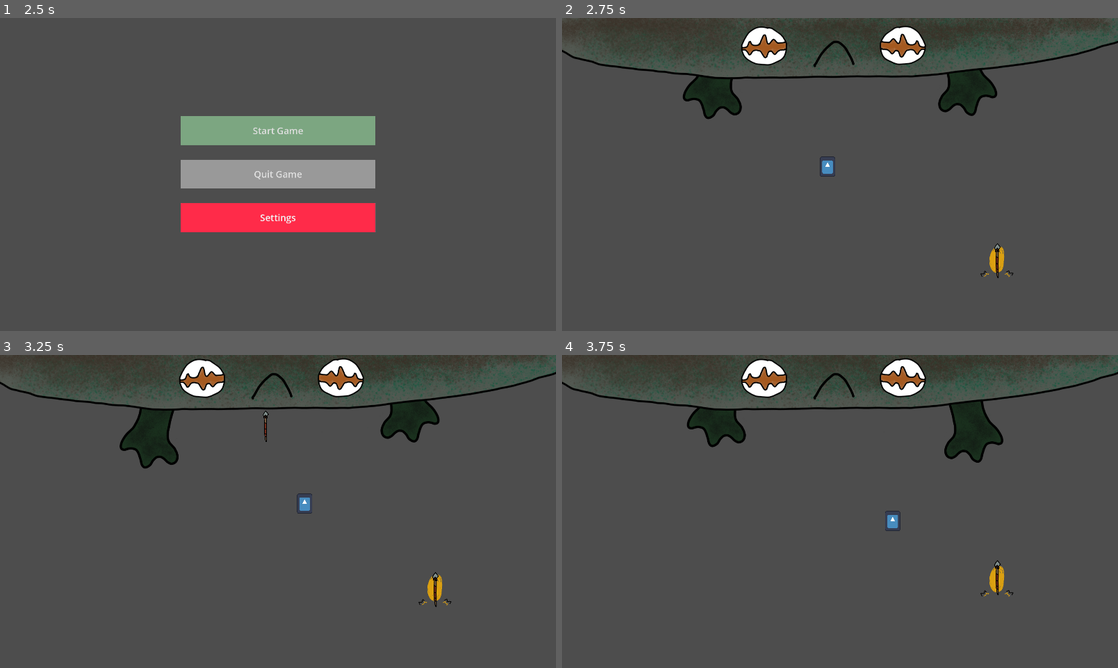
Above: before the commit, frames 1-4 (two rows, left to right).
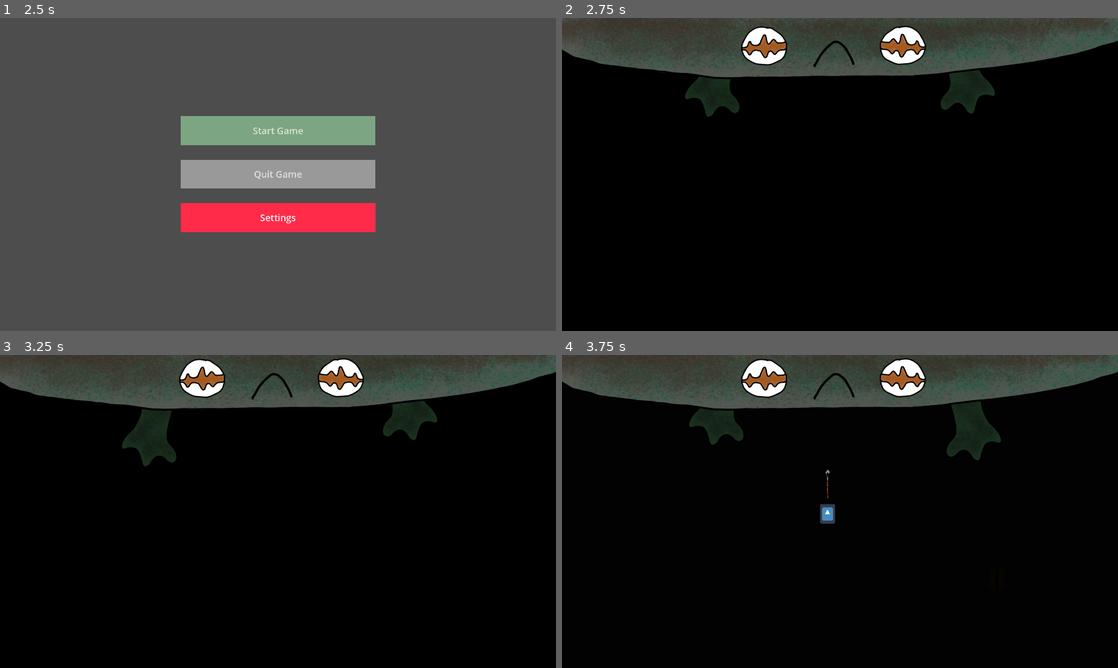
Above: after the commit, the same moments.

Repository: Lake-Eerie/mini_jam_152
Game: Godot game, scene res://scenes/main_menu.tscn
Two runs of this game, one before a commit and one after it. Both use one fixed random seed, a clock stepped at 60 frames per second and the inputs below. The engine's default icon, where the game draws it, is replaced by a stand-in: a white triangle on a blue panel in a dark square.
Inputs:
- Up to frame 1 (2.5 s): click "Start Game" at 0.5 s; click "Start Game" at 1.25 s; click "Settings" at 2 s
- Up to frame 2 (2.75 s): no input
- Up to frame 3 (3.25 s): hold Right (MoveRight) from 2.78 s (still down); hold Z (Throw) from 2.78 s (still down)
- Up to frame 4 (3.75 s): release Right (MoveRight) at 3.53 s; release Z (Throw) at 3.53 s; hold Down (MoveDown) from 3.53 s (still down); tap Z (Throw) at 3.6 s

Frame 1 is identical in both runs. In frame 2, 81% of the frame differs, in the area x 0-100%, y 8-100%; in frame 3, 83%, in the area x 0-100%, y 6-100%; in frame 4, 83%.

Commit message:
added more audio, cutscene

Diff:
--- /dev/null
+++ b/scenes/audio_controller.gd
@@ -0,0 +1,10 @@
+extends Node2D
+
+
+func _ready():
+	$FrogEntrance.connect("finished", Callable(self, "_on_CutsceneAudio_finished"))
+
+func _on_CutsceneAudio_finished():
+	get_parent().get_node("Cutscene").get_child(0).play("fadeOut")
+	get_parent().get_node("hero").enable()
+	$GameplayMusic_1.play()
--- a/scenes/main.tscn
+++ b/scenes/main.tscn
@@ -1,15 +1,40 @@
-[gd_scene load_steps=6 format=3 uid="uid://dsfi264ntg4uk"]
+[gd_scene load_steps=11 format=3 uid="uid://dsfi264ntg4uk"]
 
 [ext_resource type="Script" path="res://scripts/manager.gd" id="1_lhhsf"]
 [ext_resource type="PackedScene" uid="uid://bn2jdwobbj12s" path="res://scenes/hero.tscn" id="1_ym41u"]
 [ext_resource type="PackedScene" uid="uid://dd3aiwlglfue0" path="res://scenes/froggie.tscn" id="2_fx3r4"]
 [ext_resource type="PackedScene" uid="uid://crtoab1p3s7g3" path="res://scenes/pickup.tscn" id="3_dg5l2"]
 [ext_resource type="AudioStream" uid="uid://cc7q4u5jc87mh" path="res://audio/spear_throw.mp3" id="5_fon55"]
+[ext_resource type="AudioStream" uid="uid://14wir8en1j86" path="res://audio/gameplay.mp3" id="5_m0mmr"]
+[ext_resource type="Script" path="res://scenes/audio_controller.gd" id="6_ywv0b"]
+[ext_resource type="AudioStream" uid="uid://vfuwndetcxp8" path="res://audio/frog_entrance.mp3" id="7_7bqap"]
+
+[sub_resource type="Animation" id="Animation_kxcef"]
+resource_name = "fadeOut"
+length = 3.0
+tracks/0/type = "value"
+tracks/0/imported = false
+tracks/0/enabled = true
+tracks/0/path = NodePath("Cutscene:modulate")
+tracks/0/interp = 1
+tracks/0/loop_wrap = true
+tracks/0/keys = {
+"times": PackedFloat32Array(0, 3),
+"transitions": PackedFloat32Array(1, 1),
+"update": 0,
+"values": [Color(1, 1, 1, 1), Color(1, 1, 1, 0)]
+}
+
+[sub_resource type="AnimationLibrary" id="AnimationLibrary_0so1d"]
+_data = {
+"fadeOut": SubResource("Animation_kxcef")
+}
 
 [node name="Main" type="Node2D"]
 script = ExtResource("1_lhhsf")
 
 [node name="hero" parent="." instance=ExtResource("1_ym41u")]
+visible = false
 position = Vector2(917, 540)
 
 [node name="SpearSfx" type="AudioStreamPlayer" parent="hero"]
@@ -20,3 +45,26 @@
 
 [node name="Pickup" parent="." instance=ExtResource("3_dg5l2")]
 position = Vector2(1504, 852)
+
+[node name="Music" type="Node2D" parent="."]
+script = ExtResource("6_ywv0b")
+
+[node name="FrogEntrance" type="AudioStreamPlayer" parent="Music"]
+stream = ExtResource("7_7bqap")
+autoplay = true
+
+[node name="GameplayMusic_1" type="AudioStreamPlayer" parent="Music"]
+stream = ExtResource("5_m0mmr")
+
+[node name="Cutscene" type="ColorRect" parent="."]
+offset_right = 1940.0
+offset_bottom = 1101.0
+size_flags_horizontal = 3
+size_flags_vertical = 3
+color = Color(0, 0, 0, 1)
+
+[node name="FadeScreen" type="AnimationPlayer" parent="Cutscene"]
+root_node = NodePath("../..")
+libraries = {
+"": SubResource("AnimationLibrary_0so1d")
+}
--- a/scripts/hero.gd
+++ b/scripts/hero.gd
@@ -1,5 +1,6 @@
 extends CharacterBody2D
 
+var enabled = false
 const SPEED = 300.0
 
 const ITEM_NONE = 0
@@ -12,26 +13,36 @@
 var item = ITEM_SPEAR
 
 func _physics_process(delta):
-	var dirX = Input.get_axis("MoveLeft", "MoveRight")
-	var dirY = Input.get_axis("MoveUp", "MoveDown")
-	var direction = Vector2(dirX, dirY).normalized()
-	velocity = (direction * SPEED)
+	if (enabled):
+		var dirX = Input.get_axis("MoveLeft", "MoveRight")
+		var dirY = Input.get_axis("MoveUp", "MoveDown")
+		var direction = Vector2(dirX, dirY).normalized()
+		velocity = (direction * SPEED)
 
-	if Input.is_action_pressed("Throw"):
-		# chuck current item
-		match item:
-			ITEM_NONE:
-				pass
-			ITEM_SPEAR:
-				throw(SPEAR)
-			ITEM_STICK:
-				throw(STICK)
+		if Input.is_action_pressed("Throw"):
+			# chuck current item
+			match item:
+				ITEM_NONE:
+					pass
+				ITEM_SPEAR:
+					throw(SPEAR)
+				ITEM_STICK:
+					throw(STICK)
 
-	move_and_slide()
+		move_and_slide()
 
 func throw(node):
-	var projectile = node.instantiate()
-	projectile.position = position + Vector2.UP * 30
-	get_parent().add_child(projectile)
-	item = ITEM_NONE
-	$SpearSfx.play()
+	if (enabled):
+		var projectile = node.instantiate()
+		projectile.position = position + Vector2.UP * 30
+		get_parent().add_child(projectile)
+		item = ITEM_NONE
+		$SpearSfx.play()
+
+
+func disable():
+	enabled = false
+
+func enable():
+	enabled = true
+	visible = true
--- a/scripts/menu.gd
+++ b/scripts/menu.gd
@@ -5,7 +5,7 @@
 var fade_out_started = false
 var fade_out_time = 2.0 # Duration of the fade in seconds
 var fade_out_timer = 0.0 # A timer to track the fade duration
-var start_volume_db = 0.0 # Adjust as needed
+var start_volume_db = 0.0
 var target_volume_db = -40.0 # Target volume to fade out to
 
 func _ready():
@@ -32,7 +32,8 @@
 		var progress = fade_out_timer / fade_out_time
 		$MainMenuMusic.volume_db = lerp(start_volume_db, target_volume_db, progress)
 
+		# finished audio fade
 		if progress >= 1.0:
 			fade_out_started = false
 			$MainMenuMusic.stop()
-			get_tree().change_scene_to_packed(scene) # Change to the preloaded scene
+			get_tree().change_scene_to_packed(scene)
Not shown, added: audio/frog_entrance.mp3.import
Not shown, added: audio/frog_step.mp3.import
Not shown, added: audio/gameplay.mp3.import
Not shown, added: audio/gameplay_lvled_up.mp3.import
Not shown, added: audio/minion_death.mp3.import
Not shown, added: audio/minion_spawn.mp3.import
Not shown, added: audio/player_death.mp3.import
Not shown, added: audio/frog_entrance.mp3
Not shown, added: audio/frog_step.mp3
Not shown, added: audio/gameplay.mp3
Not shown, added: audio/gameplay_lvled_up.mp3
Not shown, added: audio/minion_death.mp3
(and 4 more such lines)
